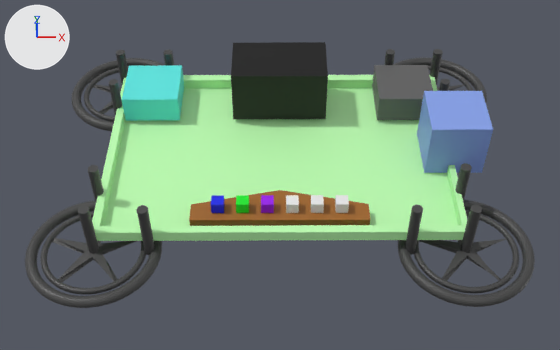
Renders of the Blender file Habita4.0/Assets/Scenario.blend from each side of a commit.
One viewpoint serves both versions: a 50 mm camera at (-0.03, -9.98, 9.55) aimed at (0.01, -0.45, -0.08). Arrows for +X, +Y and +Z are at upper left; the lights stay in place.
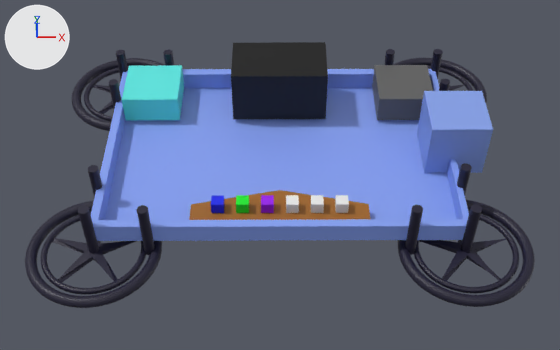
Pixel boxes [x1, y1, x2, y2] of what changed, in the pictures (560 x 350 px):
'Plataforma', recoloured, mesh rescaled (green to blue)
    before: [92, 75, 467, 241]
    after: [91, 69, 469, 241]
'Torus.005', recoloured
    both: [25, 201, 162, 308]
'Torus.001', recoloured (grey to black)
    both: [398, 200, 535, 307]
'Torus.002', recoloured (grey to black)
    both: [414, 211, 519, 293]
'Torus.006', recoloured
    both: [40, 212, 146, 295]
'Torus.007', recoloured
    both: [72, 58, 165, 131]
'Cylinder.002', recoloured
    both: [52, 238, 136, 282]
'Cylinder.001', recoloured (grey to black)
    both: [419, 238, 507, 281]
'Torus.003', recoloured
    both: [393, 58, 487, 102]
'Cylinder.004', recoloured
    both: [78, 205, 99, 253]
'Cylinder.003', recoloured
    both: [460, 204, 482, 252]
'Cylinder.009', recoloured
    both: [137, 205, 155, 255]
'Cylinder.006', recoloured
    both: [405, 205, 423, 255]
'Torus.008', recoloured
    both: [84, 66, 129, 122]
'Cylinder.008', recoloured
    both: [88, 165, 104, 202]
'Cylinder.005', recoloured
    both: [456, 163, 472, 201]
'Cylinder.015', recoloured
    both: [109, 79, 122, 115]
'Cylinder.010', recoloured (black to blue)
    both: [430, 49, 443, 85]
'Cylinder.014', recoloured
    both: [116, 50, 128, 84]
'Torus.004', recoloured
    both: [427, 65, 473, 91]
'Cylinder.013', recoloured
    both: [93, 84, 121, 114]
'Cylinder.016', recoloured
    both: [163, 49, 174, 66]
'Cylinder.012', recoloured
    both: [384, 49, 395, 65]
'Cylinder.011', recoloured
    both: [439, 79, 450, 91]
'Cylinder.007', recoloured
    both: [429, 74, 464, 91]

The change in detail:
Material 'Piso' (mat_piso) changes colour from green #beffb3 to blue #85a0f2; in linear values from (0.516, 1.0, 0.449) to (0.235, 0.352, 0.888).
Material 'metal' (mat_metal) changes colour from black #444444 to dark blue #1a1630; in linear values from (0.0578, 0.0578, 0.0578) to (0.0101, 0.00826, 0.0291).
me_plane has 32 vertices, 25 faces and spans x -1.0..1.0, y -1.0..1.0, z 0.0..0.2.
me_plane is used by ob_plataforma; location (0.0, 0.0, 0.0); scale (3.0, 2.0, 1.0).
me_plane part 1: the whole mesh is scaled about the mesh origin by (1, 1, 1.7).
